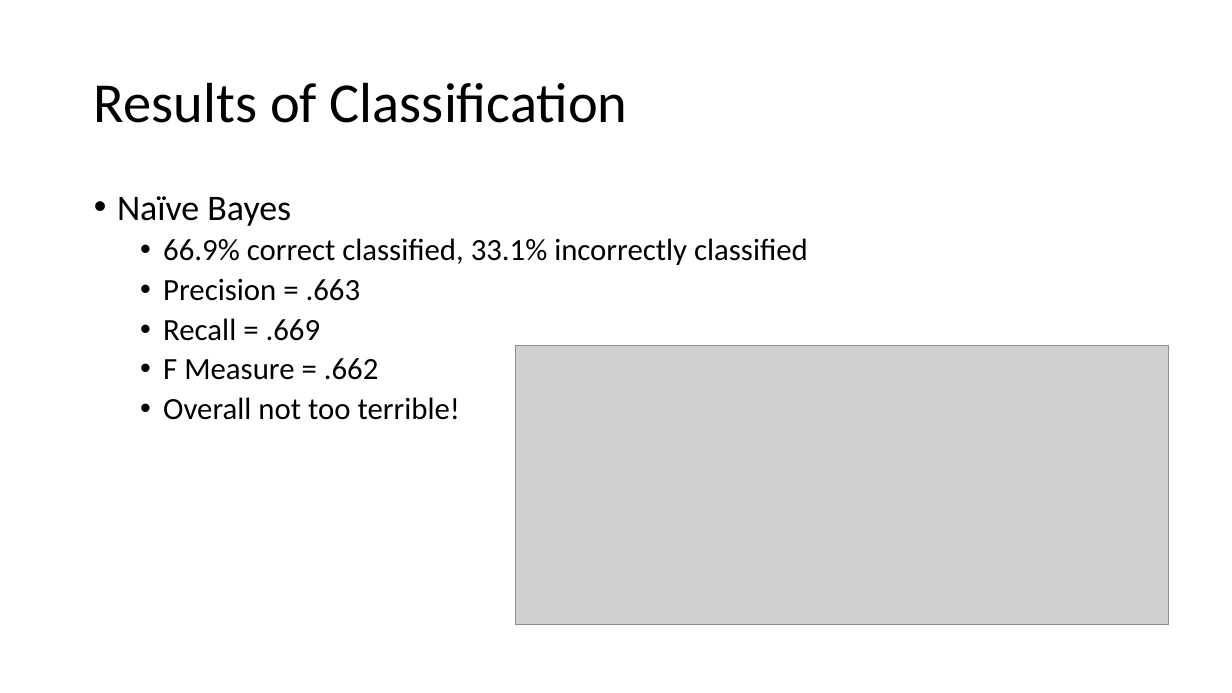
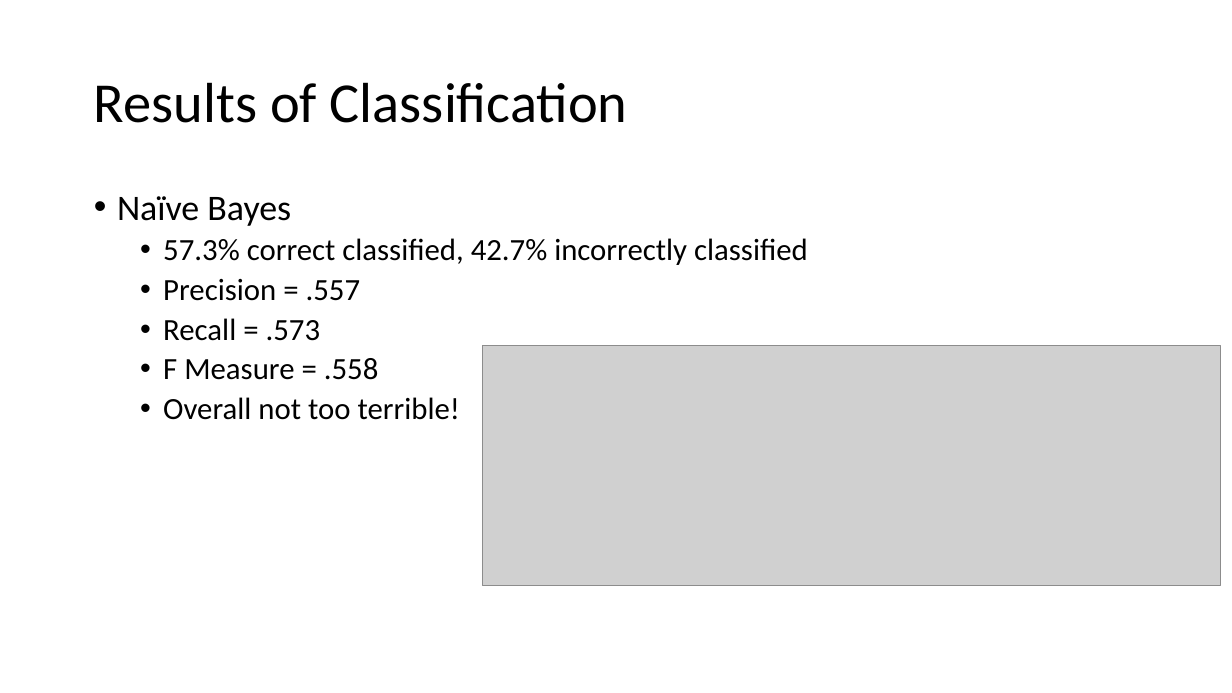
Before and after one commit to ndarwich/Crash-Analysis, a slide deck: slide 7 of Slides/WekaSlides.pptx. Drawn at 1232x693 pixels with LibreOffice and Linux fonts; fonts in the diff are those of the drawing; grey boxes stand for pictures. Boxes give left, top, right and bottom in pixels: in the first picture for what was removed or moved away, otherwise in the second. Text is boxed around its words. In the diff, an @@ line names an element or a change of style, - is before the commit and + after.

Commit message:
Fix for images on slides

```diff
--- a/Slides/WekaSlides.pptx
+++ b/Slides/WekaSlides.pptx
@@ text at [163, 238, 808, 380]: text changed @@
-  • 66.9% correct classified, 33.1% incorrectly classified
-  • Precision = .663
-  • Recall = .669
-  • F Measure = .662
+  • 57.3% correct classified, 42.7% incorrectly classified
+  • Precision = .557
+  • Recall = .573
+  • F Measure = .558
@@ picture: place and size @@
-picture at [516, 346, 1169, 625]
+picture at [482, 346, 1221, 586]
```
Also in this commit, not shown: 3 other slides changed.
